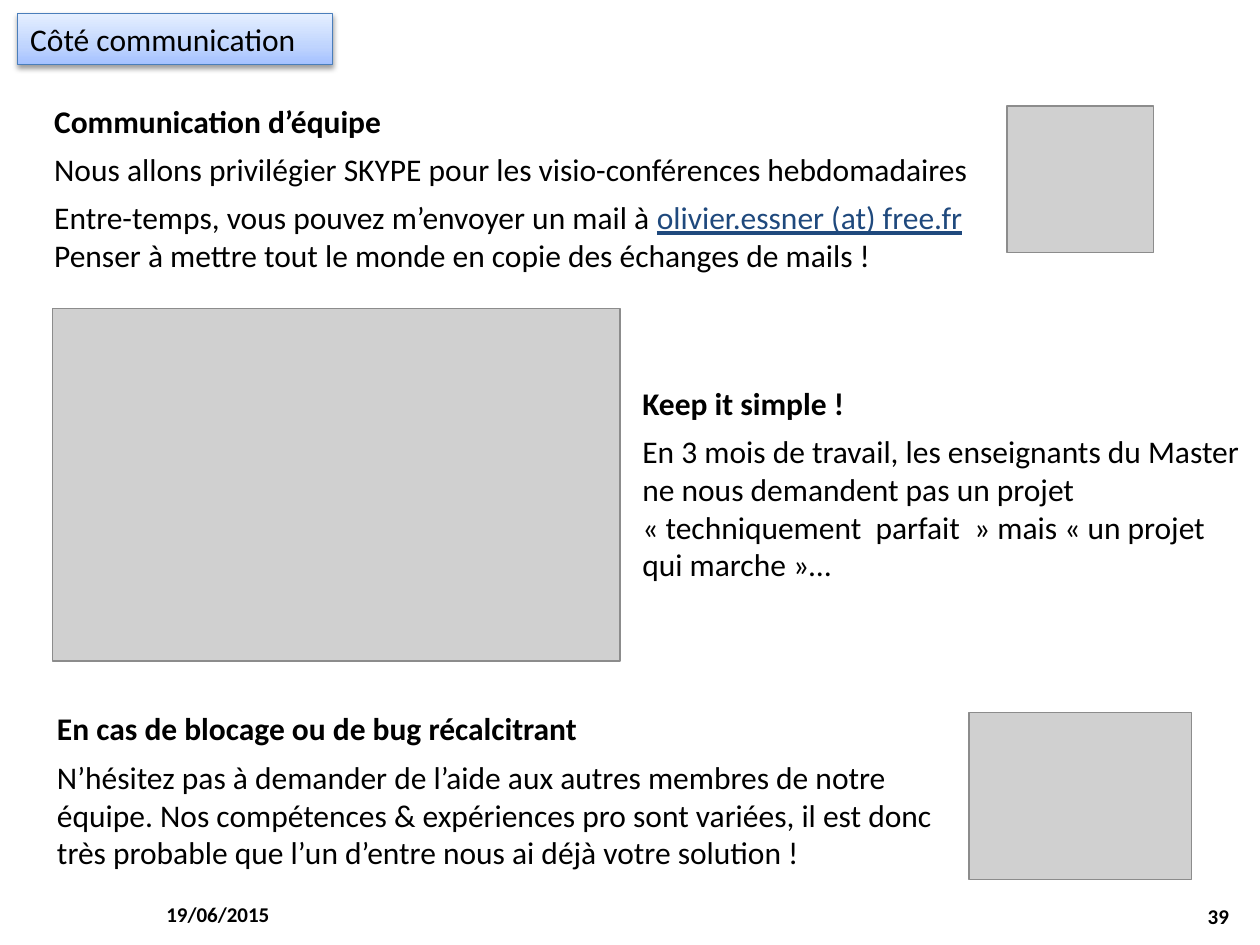
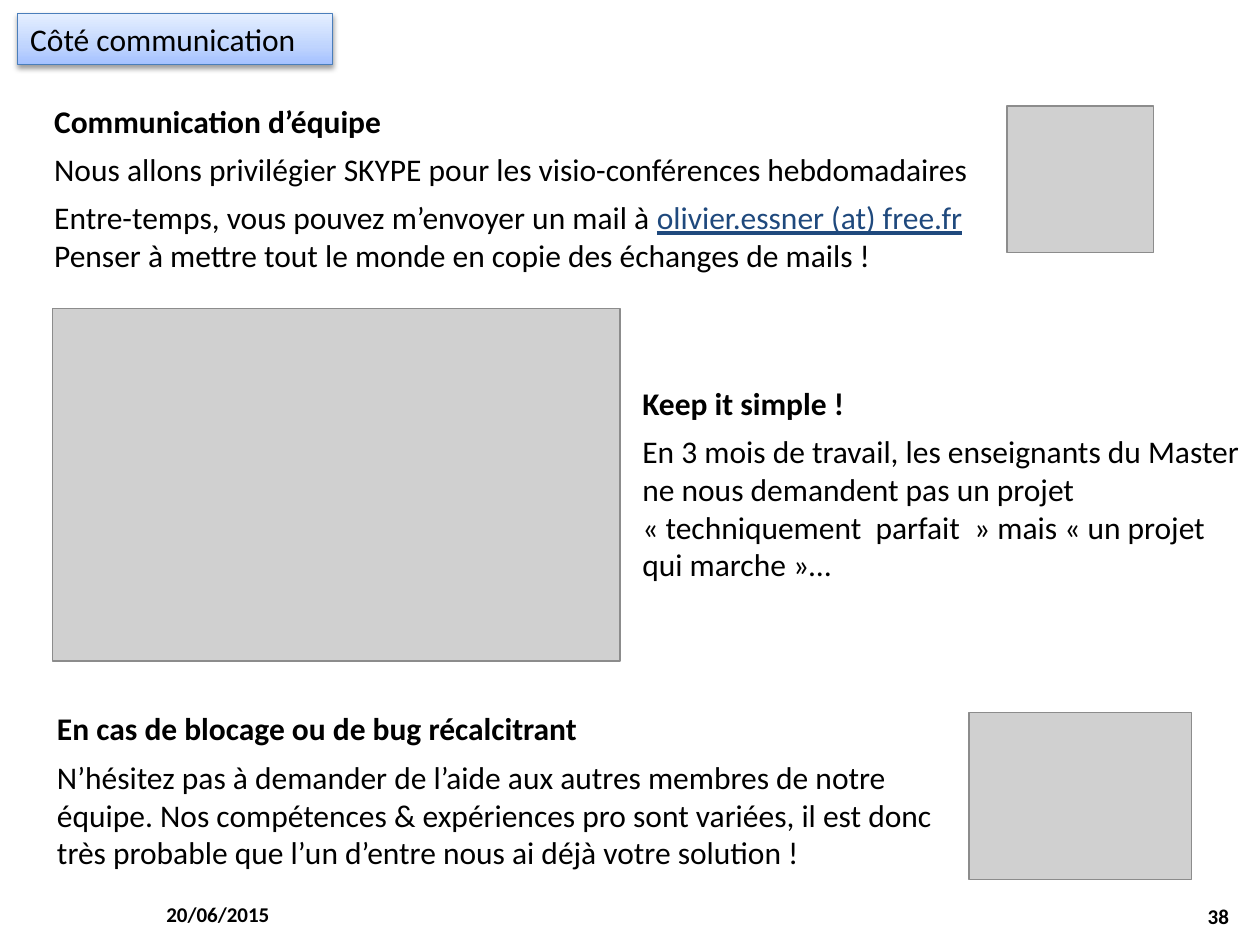
Before and after one commit to M2SIID-ODE/Projet_ODE, a slide deck: slide 38 of Documentation/3 - Documentation technique/Installation_PostesDevs_2015-06_19_v1.pptx (slide 39 before the commit). Drawn at 1260x945 pixels with LibreOffice and Linux fonts; fonts in the diff are those of the drawing; grey boxes stand for pictures; background and template pictures are left out. Boxes give left, top, right and bottom in pixels: in the first picture for what was removed or moved away, otherwise in the second. Text is boxed around its words. In the diff, an @@ line names an element or a change of style, - is before the commit and + after.

```diff
--- a/Documentation/3 - Documentation technique/Installation_PostesDevs_2015-06_19_v1.pptx
+++ b/Documentation/3 - Documentation technique/Installation_PostesDevs_2015-06_19_v1.pptx
@@ text at (166, 907, 269, 923): text changed @@
-19/06/2015
+20/06/2015
@@ page number at (1208, 909, 1229, 924): text changed @@
-39
+38
```
Also in this commit, not shown: 38 other slides changed, 1 slide removed, 2 other files.
